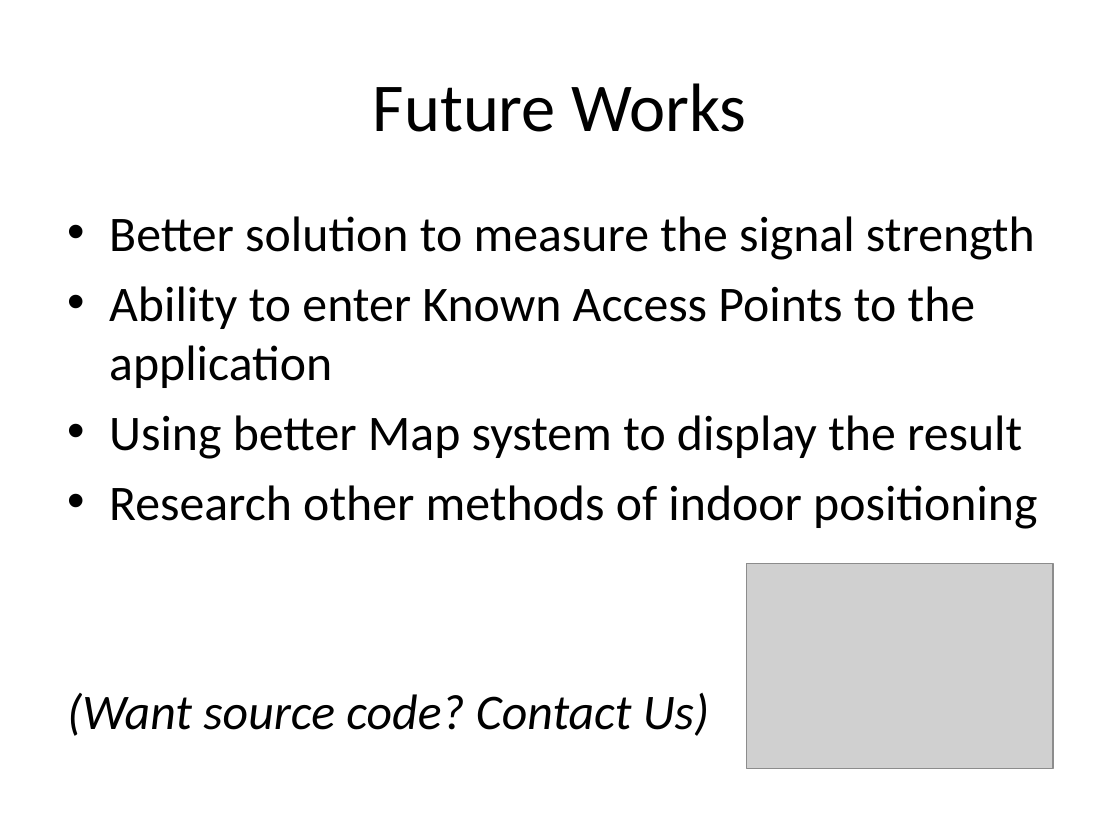
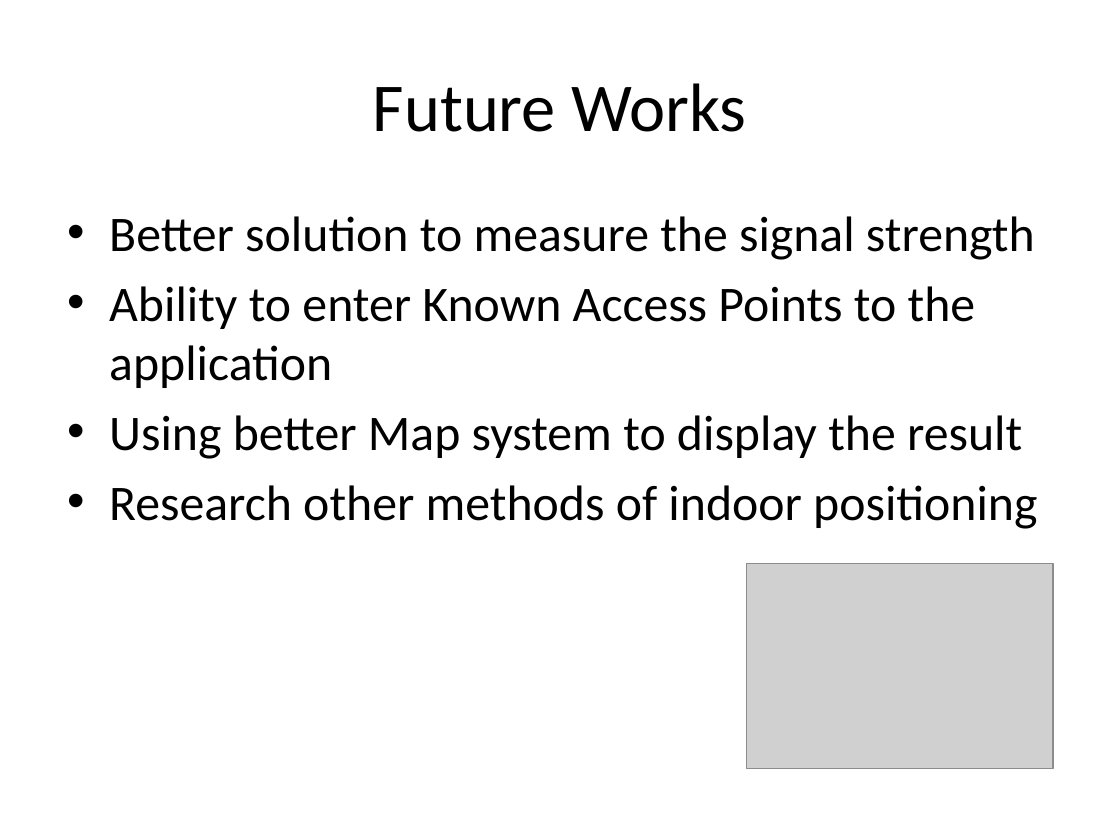
Before and after one commit to deepakstar22/wifi-positioning, a slide deck: slide 10 of WifiPositioning/docs/WIFI POSITIONING.pptx. Drawn at 1120x840 pixels with LibreOffice and Linux fonts; fonts in the diff are those of the drawing; grey boxes stand for pictures. Boxes give left, top, right and bottom in pixels: in the first picture for what was removed or moved away, otherwise in the second. Text is boxed around its words. In the diff, an @@ line names an element or a change of style, - is before the commit and + after.

```diff
--- a/WifiPositioning/docs/WIFI POSITIONING.pptx
+++ b/WifiPositioning/docs/WIFI POSITIONING.pptx
@@ text at box(67, 693, 709, 736): paragraph removed @@
-(Want source code? Contact Us)
```
Also in this commit, not shown: 1 other slide changed.
